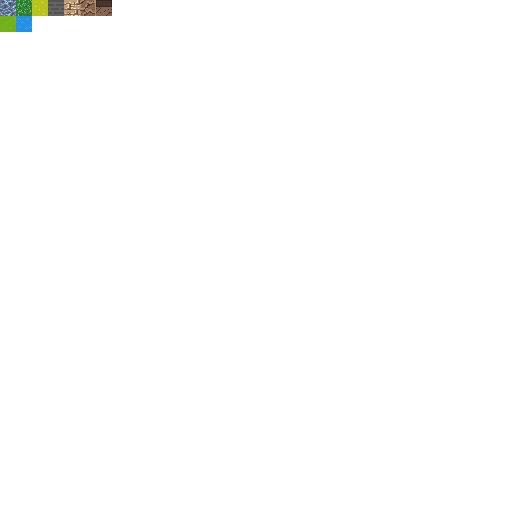
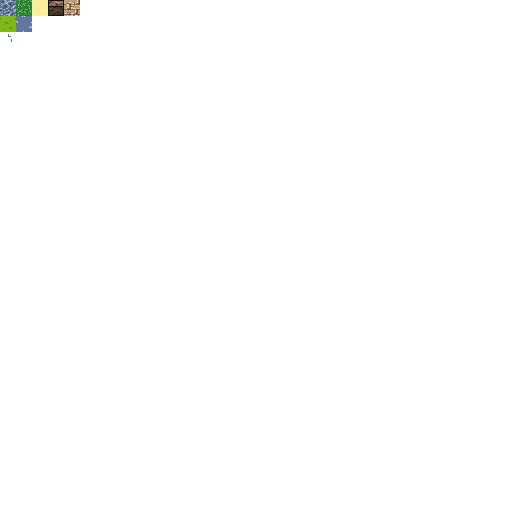
Layers edited between the first and the second w=512, h=512 image:
painted on "tiles.png" over [0, 0, 112, 42]
